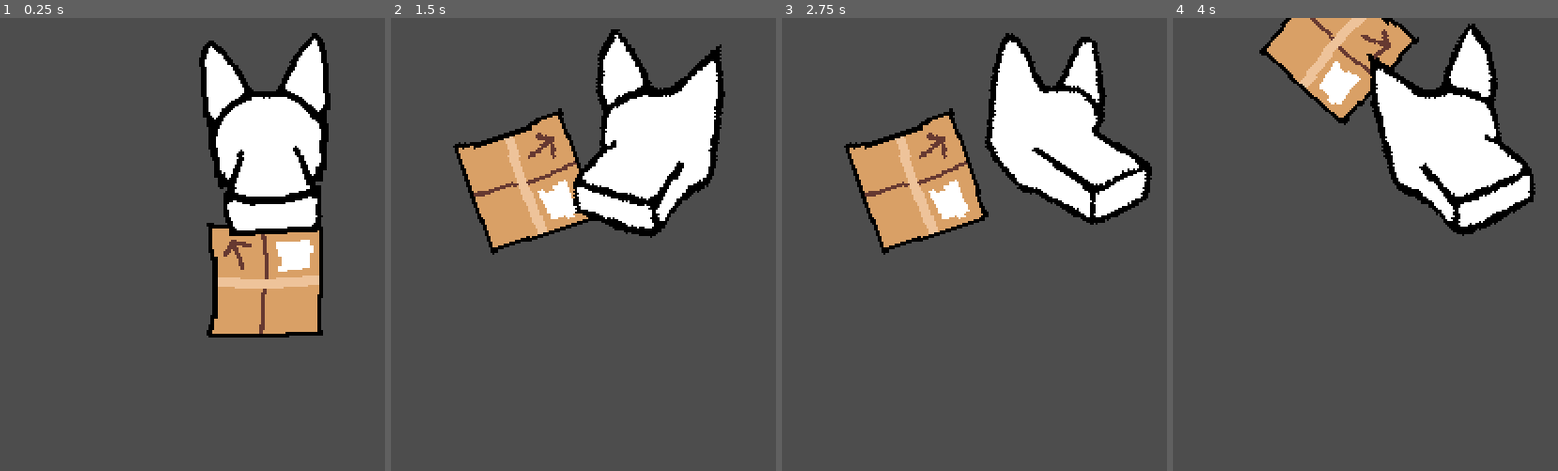
Above: before the commit, frames 1-4 (left to right).
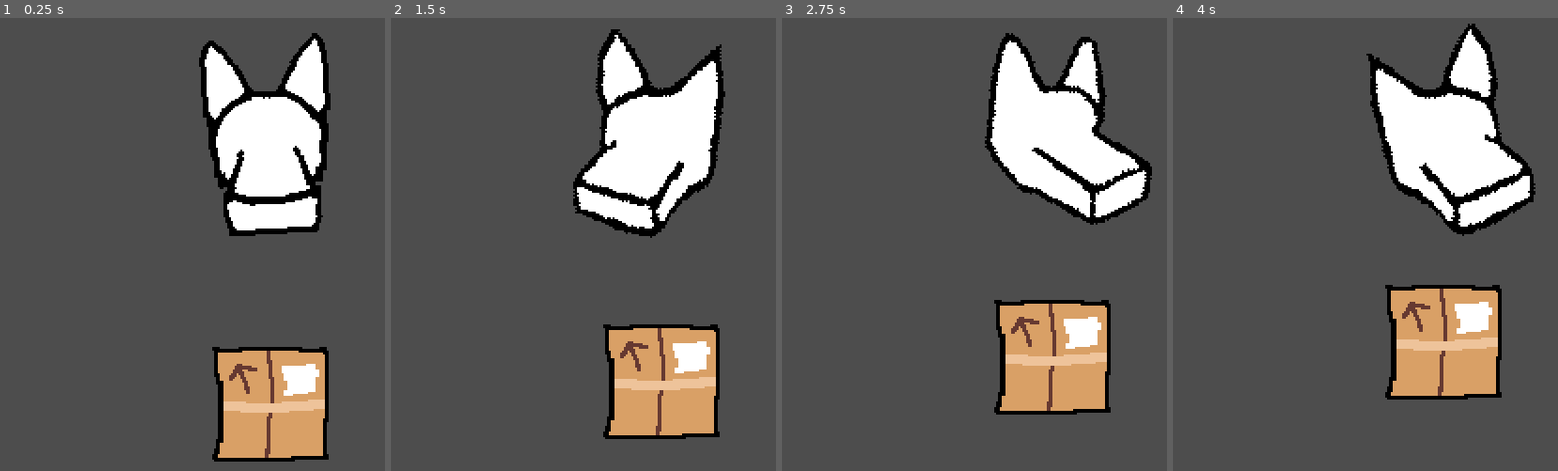
Above: after the commit, the same moments.

Repository: kennethbchen/RGHRGHRGH-Game
Game: Godot game, scene res://scenes/game.tscn
Two runs of this game, one before a commit and one after it. Both use one fixed random seed, a clock stepped at 60 frames per second and the inputs below.
Inputs (mouse positions are in pixels of both pictures, inside the frame that each line leads up to):
- Up to frame 1 (0.25 s): no input
- Up to frame 2 (1.5 s): move the mouse to (outside the picture) at 0.52 s; press the mouse at (outside the picture) at 0.53 s; move the mouse to (548, 353) at 1.27 s; release the mouse at (548, 353) at 1.28 s; click (548, 353) at 1.35 s
- Up to frame 3 (2.75 s): move the mouse to (1120, 190) at 2.02 s; press the mouse at (1120, 190) at 2.03 s
- Up to frame 4 (4 s): move the mouse to (1423, 443) at 2.77 s; release the mouse at (1423, 443) at 2.78 s; click (1423, 443) at 2.85 s; move the mouse to (outside the picture) at 3.52 s; press the mouse at (outside the picture) at 3.53 s

The runs differ from the first frame. In frame 1, 14% of the frame differs, in the area x 53-86%, y 45-98%; in frame 2, 14%; in frame 3, 15%, in the area x 16-86%, y 19-88%; in frame 4, 13%.

Commit message:
Started implementing biteable prop

Diff:
--- a/scenes/game.tscn
+++ b/scenes/game.tscn
@@ -7,9 +7,13 @@
 [ext_resource type="Script" path="res://scripts/sprite_head_controller.gd" id="4_gfmcx"]
 [ext_resource type="PackedScene" uid="uid://c3rg6ralpqeor" path="res://scenes/bite_detector.tscn" id="5_7sovw"]
 [ext_resource type="Texture2D" uid="uid://dq8qg5mt0a02y" path="res://sprites/box.png" id="6_nvy1s"]
+[ext_resource type="Script" path="res://scripts/biteable_prop.gd" id="6_qxxue"]
 
 [sub_resource type="CircleShape2D" id="CircleShape2D_pxjl7"]
 radius = 29.0172
+
+[sub_resource type="RectangleShape2D" id="RectangleShape2D_gvno0"]
+size = Vector2(56, 58)
 
 [node name="Game" type="Node2D"]
 
@@ -40,11 +44,22 @@
 [node name="CollisionShape2D" type="CollisionShape2D" parent="Player/AimSystem2D/BiteArea"]
 shape = SubResource("CircleShape2D_pxjl7")
 
-[node name="Biteable" type="Node2D" parent="."]
+[node name="Biteable" type="CharacterBody2D" parent="."]
 z_index = -1
-position = Vector2(154, 139)
+position = Vector2(157, 208)
+collision_layer = 0
+collision_mask = 0
+motion_mode = 1
+script = ExtResource("6_qxxue")
+
+[node name="CollisionShape2D" type="CollisionShape2D" parent="Biteable"]
+visible = false
+shape = SubResource("RectangleShape2D_gvno0")
 
 [node name="Sprite2D" type="Sprite2D" parent="Biteable"]
 texture = ExtResource("6_nvy1s")
 
 [node name="BiteDetector" parent="Biteable" instance=ExtResource("5_7sovw")]
+
+[connection signal="bite_ended" from="Biteable/BiteDetector" to="Biteable" method="_on_bite_ended"]
+[connection signal="bite_started" from="Biteable/BiteDetector" to="Biteable" method="_on_bite_started"]
--- /dev/null
+++ b/scripts/biteable_prop.gd
@@ -0,0 +1,24 @@
+extends CharacterBody2D
+
+enum STATE {NORMAL, BITTEN, DESTROYED}
+
+var current_state: STATE = STATE.NORMAL
+
+func _ready() -> void:
+	velocity = Vector2(0, -10)
+
+func _process(delta: float) -> void:
+
+	match current_state:
+		STATE.NORMAL:
+			move_and_slide()
+		STATE.BITTEN:
+			# Don't do anything and just be controlled by biter
+			return
+
+func _on_bite_started() -> void:
+	current_state = STATE.BITTEN
+	velocity = Vector2.ZERO
+
+func _on_bite_ended() -> void:
+	current_state = STATE.NORMAL
Not shown: 1 places in scenes/game.tscn that only renumber resources
